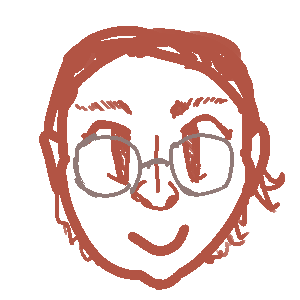
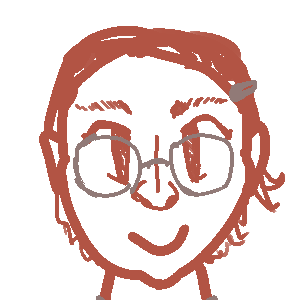
Layer changes from the first 300x300 image to the second:
painted on "delaney glasses" over left=96, top=80, right=257, bottom=300
painted on "delaney" over left=96, top=80, right=257, bottom=300
